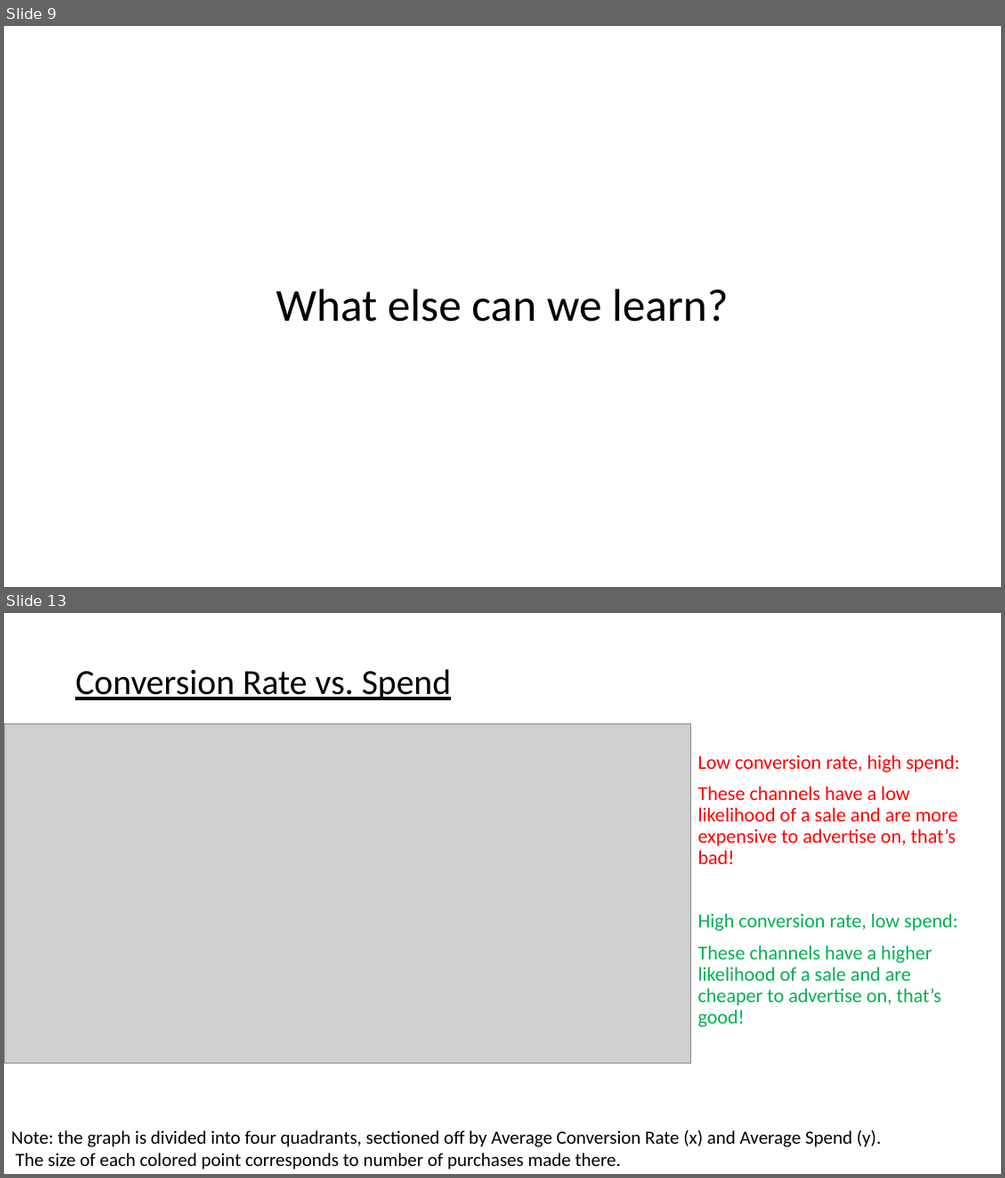
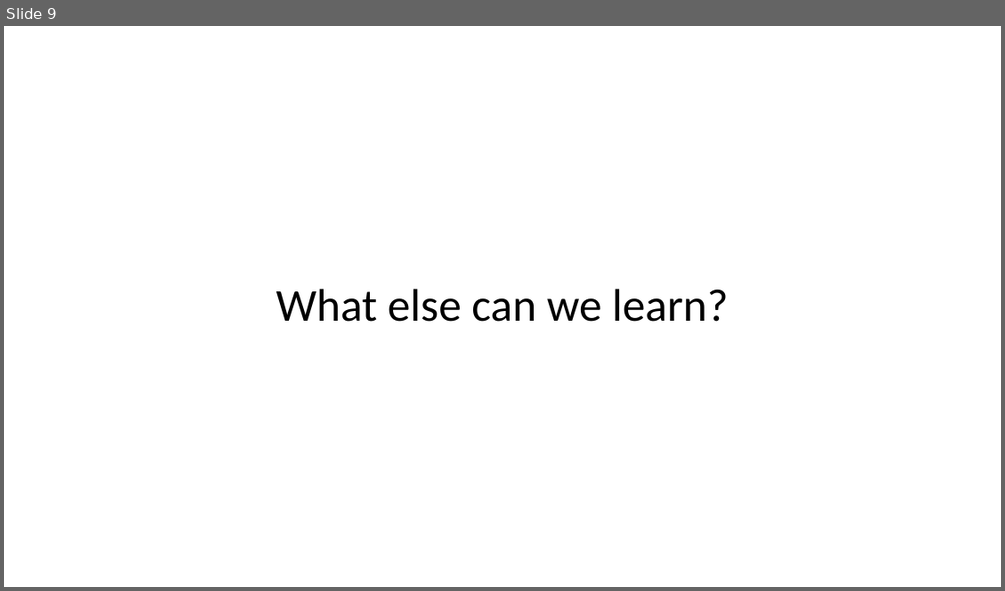
Before and after one commit to papir805/telepulse_ad_campaign_report, a slide deck: companyxyz_presentation.pptx. Shown one above the other, each under a label of ours: slides 9 and 13 before the commit, slide 9 after it; the slides between them are not shown. The pictures are 1005x1178 and 1005x591 pixels, drawn with LibreOffice and Linux fonts; fonts in the diff are those of the drawing; grey boxes stand for pictures. Boxes give left, top, right and bottom in pixels: in the first picture for what was removed or moved away, otherwise in the second. Text is boxed around its words. In the diff, an @@ line names an element or a change of style, - is before the commit and + after.

```diff
--- a/companyxyz_presentation.pptx
+++ b/companyxyz_presentation.pptx
@@ slide 13 removed at [4, 613, 1001, 1174], background #FFFFFF @@
@@ title removed at [75, 669, 451, 700] @@
-Conversion Rate vs. Spend
@@ picture removed at [4, 723, 690, 1063] @@
@@ text removed at [698, 755, 959, 1027] @@
-Low conversion rate, high spend:
-These channels have a low likelihood of a sale and are more expensive to advertise on, that’s bad!
-High conversion rate, low spend:
-These channels have a higher likelihood of a sale and are cheaper to advertise on, that’s good!
@@ text removed at [11, 1130, 881, 1169] @@
-Note: the graph is divided into four quadrants, sectioned off by Average Conversion Rate (x) and Average Spend (y).
-The size of each colored point corresponds to number of purchases made there.
```
Also in this commit, not shown: 17 slides changed, 1 slide added, 17 other files.
